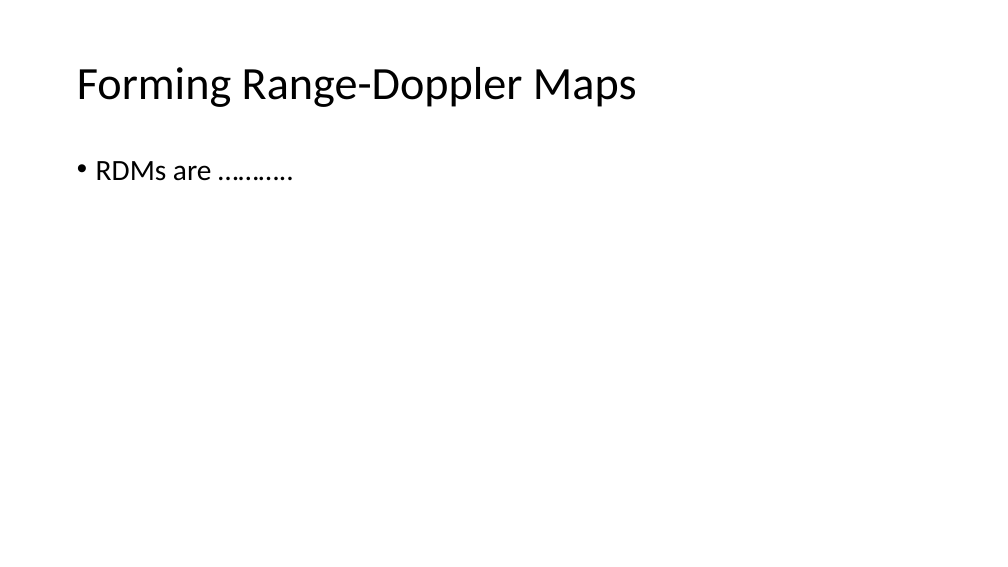
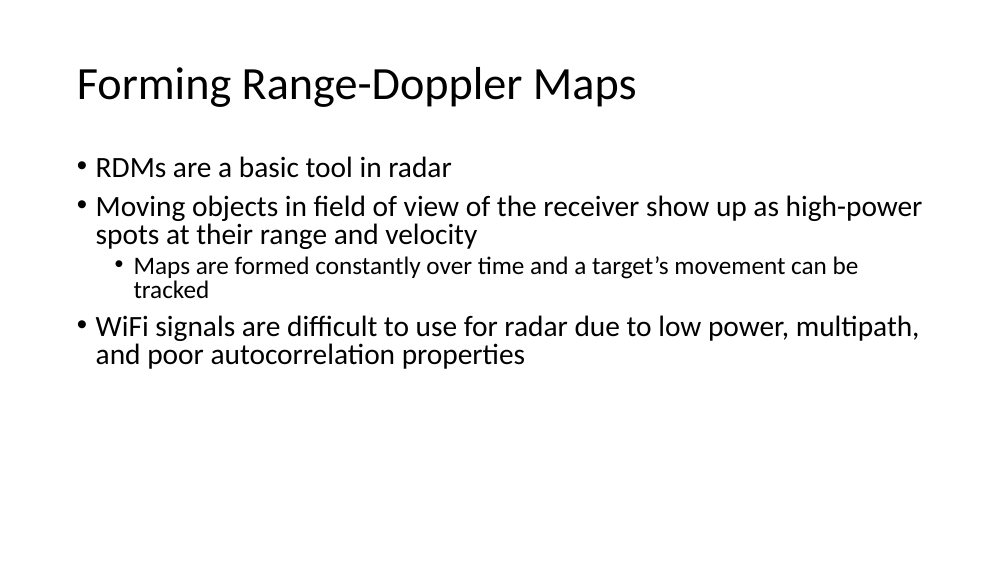
Before and after one commit to USRPMAN/wifi-radar, a slide deck: slide 8 of presentation.pptx (slide 7 before the commit). Drawn at 1008x567 pixels with LibreOffice and Linux fonts; fonts in the diff are those of the drawing. Boxes give left, top, right and bottom in pixels: in the first picture for what was removed or moved away, otherwise in the second. Text is boxed around its words. In the diff, an @@ line names an element or a change of style, - is before the commit and + after.

```diff
--- a/presentation.pptx
+++ b/presentation.pptx
@@ text at (96,156,923,369): text changed @@
-• RDMs are ………..
+• RDMs are a basic tool in radar
+• Moving objects in field of view of the receiver show up as high-power spots at their range and velocity
+  • Maps are formed constantly over time and a target’s movement can be tracked
+• WiFi signals are difficult to use for radar due to low power, multipath, and poor autocorrelation properties
```
Also in this commit, not shown: 1 slide added.
